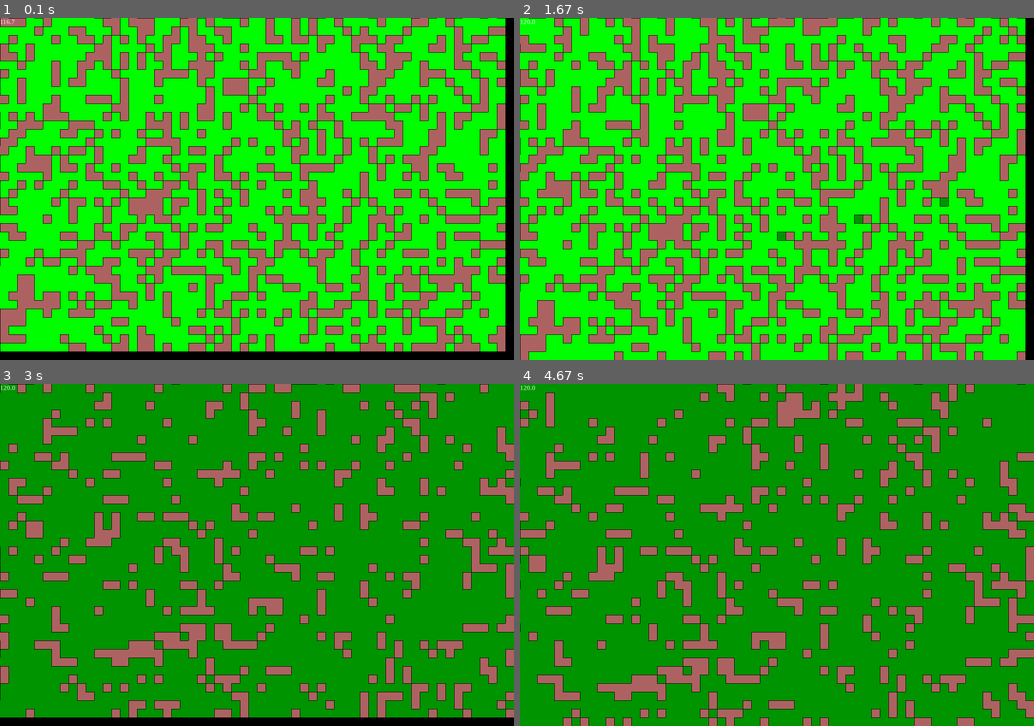
Above: before the commit, frames 1-4 (two rows, left to right).
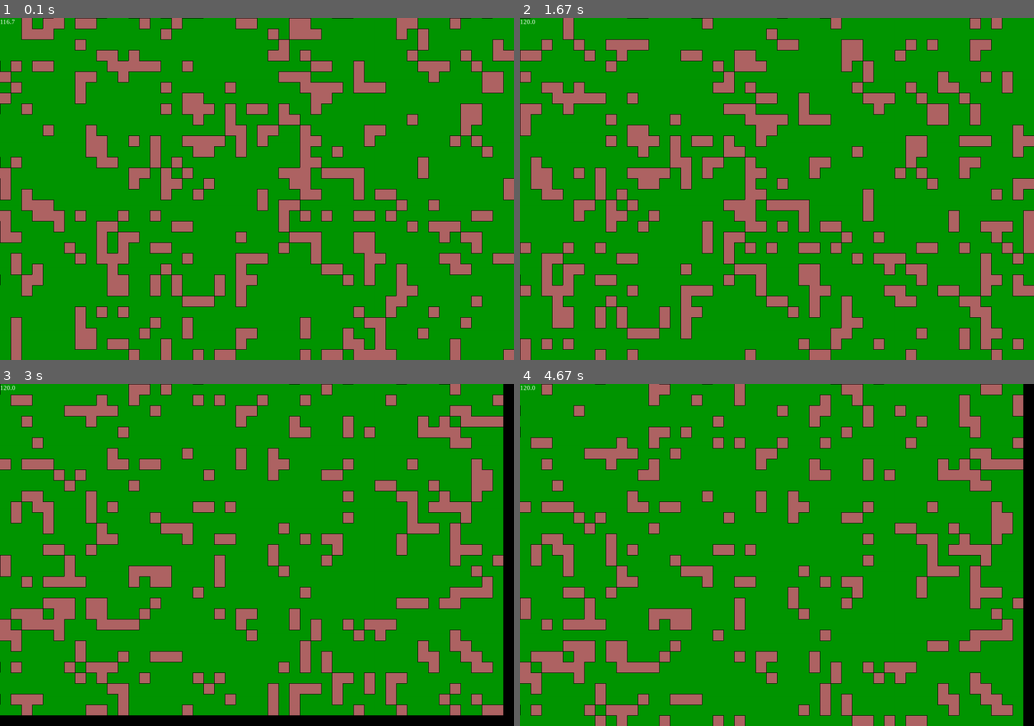
Above: after the commit, the same moments.

Repository: Name6672/python-testing
Game: pygame game, started from block colour grid.py
Same seed, same stepped clock (60 frames per second), same inputs: the game is played once before the commit and once after it.
Inputs (mouse positions are in pixels of both pictures, inside the frame that each line leads up to):
- Up to frame 1 (0.1 s): no input
- Up to frame 2 (1.67 s): press the mouse at (941, 178) at 0.37 s; move the mouse to (859, 195) at 0.47 s; release the mouse at (782, 209) at 0.6 s; hold D 0.67-1.13 s; hold W 1.17-1.47 s; hold D from 1.5 s (still down)
- Up to frame 3 (3 s): release D at 1.97 s; hold A 2-2.53 s; hold S 2.57-2.87 s; tap F6 at 2.9 s
- Up to frame 4 (4.67 s): hold A 3.23-3.63 s; click (972, 684) at 3.32 s; hold W 3.67-4.03 s; click (694, 442) at 3.75 s; hold D from 4.07 s (still down); click (956, 643) at 4.15 s

The runs differ from the first frame. In frame 1, 94% of the frame differs, in the area x 0-100%, y 0-100%; in frame 2, 93%; in frame 3, 35%; in frame 4, 36%.

Commit message:
storing of neighbours added for faster -outline creation in the camera

Diff:
--- a/block colour grid.py
+++ b/block colour grid.py
@@ -9,6 +9,7 @@
 
 #BUG TRACKER
 #ALL BUGS FIXED :D
+#tho sometimes (when you zoom out too much) it's slow and it takes too long to get the neighbours of everything when the grid is created due to neighbours changing
 
 #globals
 screen_size = width, height = (1200,800) # size of the screen in pixels
@@ -18,7 +19,7 @@
 screen = pygame.display.set_mode(screen_size) # initialise the screen
 #constants
 GRID_SAVE_FILE = 'grid_saved_output.txt'
-STARTING_GRID_SIZE = SGW, SGH = (120,80)
+STARTING_GRID_SIZE = SGW, SGH = (240,240)
 
 #create the clock
 clock = pygame.time.Clock()
@@ -50,6 +51,16 @@
 
 
 def main(): #main function
+
+  colours = [
+    (15,15,15),
+    (255,255,255),
+    (255,0,0),
+    (0,255,0),
+    (0,0,255),
+    (175,100,100),
+    (0,150,0)
+  ]
 
   def load_grid(filename:str):# calls file parser function to load file
     grid = gridFileParser.parse_file(filename)
@@ -88,7 +99,7 @@
         if utilities.is_border(block,col,hori_blocks,vert_blocks):
           grid.set_block(block,col,(0,0,0))
         else:
-          grid.set_block(block,col,(0,255,0))
+          grid.set_block(block,col,False)
           def two_true_false(): # function for checking random twice to reduce odds from 50% to 25%
             return utilities.random_true_or_false() and utilities.random_true_or_false()
           win_random = two_true_false() and two_true_false and utilities.random_true_or_false() # one in 32 chance
@@ -97,19 +108,26 @@
 
   factors_w = utilities.factors(width)
   factors_h = utilities.factors(height)
-  factors_common = utilities.in_both(factors_w,factors_h) # gets the common factors, which will be used to determine safe blocksizes to use for the camera zoom
+  factors_common = utilities.in_both(factors_w,factors_h) # gets the common factors of width and height, which will be used to determine safe blocksizes to use for the camera zoom
+
+  horitzontal_minimum = width/SGW
+  vertical_minimum = height/SGH
+  block_size_minimum = max(vertical_minimum,horitzontal_minimum)
+  print(f'vert_min: {vertical_minimum}\nhori_min: {horitzontal_minimum}\nmin_size: {block_size_minimum}\n')
+  block_size_list = utilities.limit_values(factors_common,block_size_minimum)
 
   print(f'factors of {width}: {factors_w}')
   print(f'factors of {height}: {factors_h}')
   print(f'common factors: {factors_common}')
-
-  block_index = int(len(factors_common)/2)
-  block_size = factors_common[block_index]
+  print(f'size list: {block_size_list}')
+
+  block_index = int(len(block_size_list)/2)
+  block_size = block_size_list[block_index]
   print(block_size)
 
   def update_block_size():# updates block size so that only index needs changing
     nonlocal block_size
-    block_size = factors_common[block_index]
+    block_size = block_size_list[block_index]
 
   horizontal_blocks = int(SGW)# number of blocks in grid, defined by a global constant
   vertical_blocks = int(SGH)
@@ -152,9 +170,11 @@
 
 
   camera_buffer = pygame.Surface((width,height)) # saves the camera view so that it doesn't have to be calcuated unless necessary
+
   def draw_camera(surf,cam_pos,blocksize,grid,pos=None,direct_value=None,is_first:bool=True): # updates camera view
     cam_x, cam_y = cam_pos
     cam_offset = (cam_x, cam_y) #literally the exact same as cam_pos idk why i made this
+
     if pos: #only calculate a defined position to reduce total caluations and increase frame rate
       draw_area = pygame.Rect(((blocksize*(pos[0] - cam_offset[0])),(blocksize*(pos[1] - cam_offset[1]))),(blocksize,blocksize))
       block_colour = (0,0,0)
@@ -178,14 +198,15 @@
             neighbour_pos = (neighbour.pos[0],neighbour.pos[1])
             if neighbour.name == 'north' and not block_value == neighbour.value:
               pygame.draw.line(surf,0x000000,draw_area.topleft,draw_area.topright)
-            if neighbour.name == 'east' and not block_value == neighbour.value:
+            elif neighbour.name == 'east' and not block_value == neighbour.value:
               pygame.draw.line(surf,0x000000,draw_area.topright,draw_area.bottomright)
-            if neighbour.name == 'south' and not block_value == neighbour.value:
+            elif neighbour.name == 'south' and not block_value == neighbour.value:
               pygame.draw.line(surf,0x000000,draw_area.bottomleft,draw_area.bottomright)
-            if neighbour.name == 'west' and not block_value == neighbour.value:
+            elif neighbour.name == 'west' and not block_value == neighbour.value:
               pygame.draw.line(surf,0x000000,draw_area.topleft,draw_area.bottomleft)
             if is_first:
               draw_camera(surf,cam_pos,blocksize,grid,neighbour_pos,neighbour.value,False) #calculate neighbouring blocks and their outlines
+
     else: # draw entire camera view
       for col in range(int(camera_height)):
         for block in range(int(camera_width)): # for every block visible to camera
@@ -204,17 +225,19 @@
               if neighbour != None:
                 if neighbour.name == 'north' and not block_value == neighbour.value:
                   pygame.draw.line(surf,0x000000,draw_area.topleft,draw_area.topright)
-                if neighbour.name == 'east' and not block_value == neighbour.value:
+                elif neighbour.name == 'east' and not block_value == neighbour.value:
                   pygame.draw.line(surf,0x000000,draw_area.topright,draw_area.bottomright)
-                if neighbour.name == 'south' and not block_value == neighbour.value:
+                elif neighbour.name == 'south' and not block_value == neighbour.value:
                   pygame.draw.line(surf,0x000000,draw_area.bottomleft,draw_area.bottomright)
-                if neighbour.name == 'west' and not block_value == neighbour.value:
+                elif neighbour.name == 'west' and not block_value == neighbour.value:
                   pygame.draw.line(surf,0x000000,draw_area.topleft,draw_area.bottomleft)
 
 
   camera_pos = (hori_blocks/2,vert_blocks/2) # set top left of camera to the middle
 
   running = True
+  set_to = False
+
   while running:
     screen.fill(background_colour)# draw background to ensure nothing is left from previous frame
 
@@ -223,6 +246,12 @@
     t+=dt #update time counter
     cam_x, cam_y = camera_pos # get x and y values of the camera position for convenience variables
     camera_changed = False # set to true to update entire camera view
+
+    def change_block(pos):
+      colour_grid.set_block(pos[0],pos[1],set_to)
+      # place_sound = utilities.random_from_list(place_sounds)
+      # place_sound.play()
+      draw_camera(camera_buffer,camera_pos,block_size,colour_grid,pos,set_to)#redraw specific block
 
     for event in pygame.event.get(): # handle pygame events
       if event.type == pygame.MOUSEMOTION: # when the mouse is moved
@@ -230,13 +259,15 @@
         if mouse_down: # if the left mouse
           pos = change_pix_to_pos(mouse_pos)
           pos = (pos[0] + cam_x, pos[1] + cam_y) # get the grid position of the mouse
-          if colour_grid.get_block(pos[0],pos[1]) != set_to and not utilities.is_border(pos[0],pos[1],hori_blocks,vert_blocks):
+          border = utilities.is_border(pos[0],pos[1],hori_blocks,vert_blocks) # get whether the block is the border of the grid
+          if colour_grid.get_block(pos[0],pos[1]) != set_to and not border:
             colour_grid.set_block(pos[0],pos[1],set_to) # drag set blocks
             # place_sound = utilities.random_from_list(place_sounds)
             # place_sound.play()
             draw_camera(camera_buffer,camera_pos,block_size,colour_grid,pos,set_to)#redraw specific block
+
       elif event.type == pygame.MOUSEBUTTONDOWN:
-        print (f'mouse button {event.button} pressed down')
+        # print (f'mouse button {event.button} pressed down')
         if event.button == 1:#left click
           pos = change_pix_to_pos(mouse_pos)
           pos = (pos[0] + cam_x, pos[1] + cam_y) # get the grid position of the mouse
@@ -246,10 +277,7 @@
           set_to = not block_val # the value to set the block to right now and while dragging
           mouse_down = True# say the left mouse is being held down
           if not border: # change the block value if it's not a border block
-            colour_grid.set_block(pos[0],pos[1],set_to)
-            # place_sound = utilities.random_from_list(place_sounds)
-            # place_sound.play()
-            draw_camera(camera_buffer,camera_pos,block_size,colour_grid,pos,set_to)#redraw specific block
+            change_block(pos)
         elif event.button == 2:#middle click
           pass
 
@@ -268,6 +296,7 @@
             print(f'value: {checker_colour_dict[block_val]}')
           else:
             print(f'value: {block_val}')
+
         elif event.button == 4:#scroll up
           block_index += 1 # zoom in by increasing amount of pixels on the screen each block takes up
           if block_index > len(factors_common) - 1:
@@ -275,6 +304,7 @@
           update_block_size()# update block and camera size
           update_camera_size()
           camera_changed = True # redraw camera view
+
         elif event.button == 5:#scroll down
           block_index -= 1 # zoom out by decreasing amount of pixels on the screen each block takes up
           if block_index < 0:# prevent out of range errors
@@ -290,21 +320,27 @@
             update_block_size()
             update_camera_size()
           camera_changed = True # redraw camera view
+
         elif event.button == 6: #back extra mouse button
           pass
+
         elif event.button == 7: #forward extra mouse button
           pass
+
       elif event.type == pygame.MOUSEBUTTONUP:
         if event.button == 1:# left click release
           mouse_down = False
+
       elif event.type == pygame.KEYDOWN: # key pressed down
         if event.key == pygame.K_F5:
           save_grid(colour_grid) # save current grid to file
+
         elif event.key == pygame.K_F6:
           colour_grid = load_grid(GRID_SAVE_FILE) # load grid from file
           total_blocks,vert_blocks = colour_grid.number_of_blocks()
           hori_blocks = int(total_blocks/vert_blocks)
           camera_changed = True# redraw camera view
+
         elif event.key == pygame.K_o:
           outlines = not outlines # toggle outlines at borders between diferent colours
           camera_changed = True# redraw camera view
@@ -316,6 +352,7 @@
     keys = pygame.key.get_pressed() # get pressed keys
     new_cam_x, new_cam_y = camera_pos # new camera position for moving
     is_moving = False # tell when the camera is moving to redraw camera
+
     if keys[pygame.K_w]: # move camera up when w pressed
       new_cam_y -= 1
       is_moving = True
@@ -349,15 +386,13 @@
       camera_pos = new_camera_pos # move the camera
       last_move = t
       camera_changed = True # redraw the camera view
+
     mouse_pos = pygame.mouse.get_pos() # update mouse position
-    if mouse_down:# if mouse is held down
+    if mouse_down and is_moving:# if mouse is held down while moving
       pos = change_pix_to_pos(mouse_pos)# get position of the mouse on the grid
       pos = (pos[0] + cam_x, pos[1] + cam_y)
       if colour_grid.get_block(pos[0],pos[1]) != set_to and not utilities.is_border(pos[0],pos[1],hori_blocks,vert_blocks):
-        colour_grid.set_block(pos[0],pos[1],set_to) # drag set blocks
-        # place_sound = utilities.random_from_list(place_sounds)
-        # place_sound.play()
-        draw_camera(camera_buffer,camera_pos,block_size,colour_grid,pos,set_to) # draw camera at that position
+        change_block(pos)
 
 
     if camera_changed or ticks == 0: # draw the camera when the view changed and at start
--- a/blockGrid.py
+++ b/blockGrid.py
@@ -3,6 +3,20 @@
     self.value = value
     self.name = name
     self.pos = pos
+
+class BlockValue: #class for storing block info
+  def __init__(self,value):
+    self.neighbours = None
+    self.value = value
+
+NESW = [
+  'north',
+  'east',
+  'south',
+  'west'
+]
+
+#change block values to use a dict or custom class
 
 class BlockGrid: # grid class
 
@@ -13,6 +27,7 @@
 
   def create_blocks_container(self,hori:int,vert:int,value=0): # create the dictionaries for the grid
     blocks = {}
+    value = BlockValue(value)
     for a in range(vert):
       col = {}
       for b in range(hori):
@@ -20,31 +35,43 @@
       blocks.update({a:col})
     return blocks
 
-  def get_block(self,x,y): # get a block in the grid
+  def get_block(self,x,y,as_block_value=False): # get a block in the grid
+    """get a block in the grid at the position of (x,y)"""
     total_blocks, veti_blocks = self.num_blocks
     hori_blocks = int(total_blocks/veti_blocks)
     if x < hori_blocks and y < veti_blocks and x >= 0 and y >= 0: # limit value to only those in range
-      blocks = self.blocks[y][x]
-      return blocks
+      block = self.blocks[y][x]
+      if as_block_value:
+        return block
+      else:
+        return block.value
     else:
       return 0x000000 #return black as default value
 
   def set_block(self,x,y,value): # set a block in the grid
-    self.blocks[y][x] = value
+    """set a block in the grid at the position of (x,y) to the specified value"""
+    neighbours = self.get_neighbours(x,y)
+    self.blocks[y][x] = BlockValue(value)
+    for neighbour in neighbours:
+      if neighbour:
+        if neighbour.name in NESW:
+          pos = neighbour.pos
+          self.get_neighbours(pos[0],pos[1],True)
 
   def number_of_blocks(self): # return the number of blocks in the grid
+    """returns the number of blocks in a """
 
     if self.num_blocks: # return the value already saved if it exists
       return self.num_blocks
     else: # set the number of blocks if it doesn't
       vertical = len(self.blocks)
-      horizontal = 0
+      total = 0
       for col in self.blocks:
-        horizontal += len(self.blocks[col])
-      self.num_blocks = horizontal, vertical
-      return horizontal,vertical
+        total += len(self.blocks[col])
+      self.num_blocks = total, vertical
+      return total,vertical
 
-  def get_neighbours(self,x,y): # get the neighbouring blocks and their information
+  def get_neighbours(self,x,y,force_check=False): # get the neighbouring blocks and their information
     total_blocks, vertical_blocks = self.num_blocks
     hori_blocks = total_blocks/vertical_blocks # get the number of blocks in the grid for value limiting
 
@@ -57,27 +84,35 @@
     y_greater = y > 1
     x_less = x < hori_blocks-1
     y_less = y < vertical_blocks-1
+    block = self.get_block(x,y,True)
+    if x < hori_blocks and y < vertical_blocks and x >= 0 and y >= 0: # limit value to only those in range
+      if block.neighbours and not force_check:
+        # print('returned saved neighbours')
+        return block.neighbours
+      if y_greater: # get the primary neighbours
+        north = Neighbour(self.get_block(x,y-1),'north',(x,y-1))
+      if x_less:
+        east = Neighbour(self.get_block(x+1,y),'east',(x+1,y))
+      if y_less:
+        south = Neighbour(self.get_block(x,y+1),'south',(x,y+1))
+      if x_greater:
+        west = Neighbour(self.get_block(x-1,y),'west',(x-1,y))
 
-    if y_greater: # get the primary neighbours
-      north = Neighbour(self.get_block(x,y-1),'north',(x,y-1))
-    if x_less:
-      east = Neighbour(self.get_block(x+1,y),'east',(x+1,y))
-    if y_less:
-      south = Neighbour(self.get_block(x,y+1),'south',(x,y+1))
-    if x_greater:
-      west = Neighbour(self.get_block(x-1,y),'west',(x-1,y))
+      if x_greater and y_greater: # get the secondary neighbours
+        northwest = Neighbour(self.get_block(x-1,y-1),'northwest',(x-1,y-1))
+      if x_less and y_greater:
+        northeast = Neighbour(self.get_block(x+1,y-1),'northeast',(x+1,y-1))
+      if x_greater and y_less:
+        southwest = Neighbour(self.get_block(x-1,y+1),'southwest',(x-1,y+1))
+      if x_less and y_less:
+        southeast = Neighbour(self.get_block(x+1,y+1),'southeast',(x+1,y+1))
 
-    if x_greater and y_greater: # get the secondary neighbours
-      northwest = Neighbour(self.get_block(x-1,y-1),'northwest',(x-1,y-1))
-    if x_less and y_greater:
-      northeast = Neighbour(self.get_block(x+1,y-1),'northeast',(x+1,y-1))
-    if x_greater and y_less:
-      southwest = Neighbour(self.get_block(x-1,y+1),'southwest',(x-1,y+1))
-    if x_less and y_less:
-      southeast = Neighbour(self.get_block(x+1,y+1),'southeast',(x+1,y+1))
-
-    neighbours = [north,east,south,west,northeast,southwest,southeast,northwest] # pack neighbours into a list
-    return neighbours # return all neighbours
+      neighbours = [north,east,south,west,northeast,southwest,southeast,northwest] # pack neighbours into a list
+      block.neighbours = neighbours
+      return neighbours # return all neighbours
+    else:
+      # print('wtf why are we here what did you do')
+      return [None] #prevent problems
 
 
 
--- a/utilities.py
+++ b/utilities.py
@@ -4,6 +4,27 @@
 import random
 
 #-------------------------------Utilities-------------------------------
+
+def next_in_list(li,item):
+  """gets the next item in the list"""
+  index = li.index(item) + 1
+  if index > len(li) - 1:
+    index = 0
+  return li[index]
+
+def limit_values(li:list,lower=None,greater=None):
+  """returns a list of the values which fit within the limit paremeters. limit paremeters are inclusive and values of none will be treated as no limit"""
+  new_list = li
+  if lower != None:
+    for value in new_list:
+      if value <= lower:
+        new_list.remove(value)
+  if greater != None:
+    for value in new_list:
+      if value >= greater:
+        new_list.remove(value)
+  return new_list
+
 
 def random_from_list(li):
   index = random.randint(0,len(li)-1)
